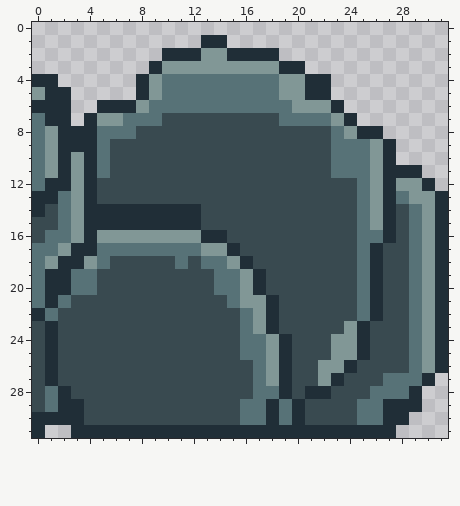
A pixel-art sprite gets an edit: ProjectAssets/Enviroment/Forest/HorizontallyRepeatingStoneLeftEnd.png. This is how it looked before the edit.
The file is 32x32 pixels.
The result:
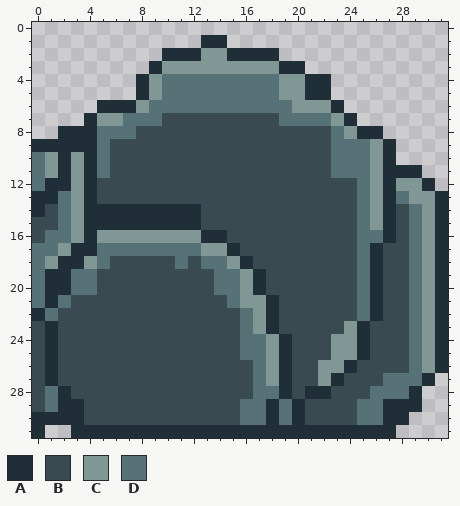
Palette (. is transparent): A #202e37  B #394a50  C #819796  D #577277
Edits made:
y 4: x 0..1 AA -> ..
y 5: x 0..2 CAA -> ...
y 6: x 0..2 AAA -> ...
y 7: x 0..2 DAA -> ...
y 8: x 0..1 DC -> ..
y 9: x 0..1 DC -> AA
Where, in picture pixels (left, top, right, bottom), the same in both pictures:
changed: (32, 74, 71, 152)
